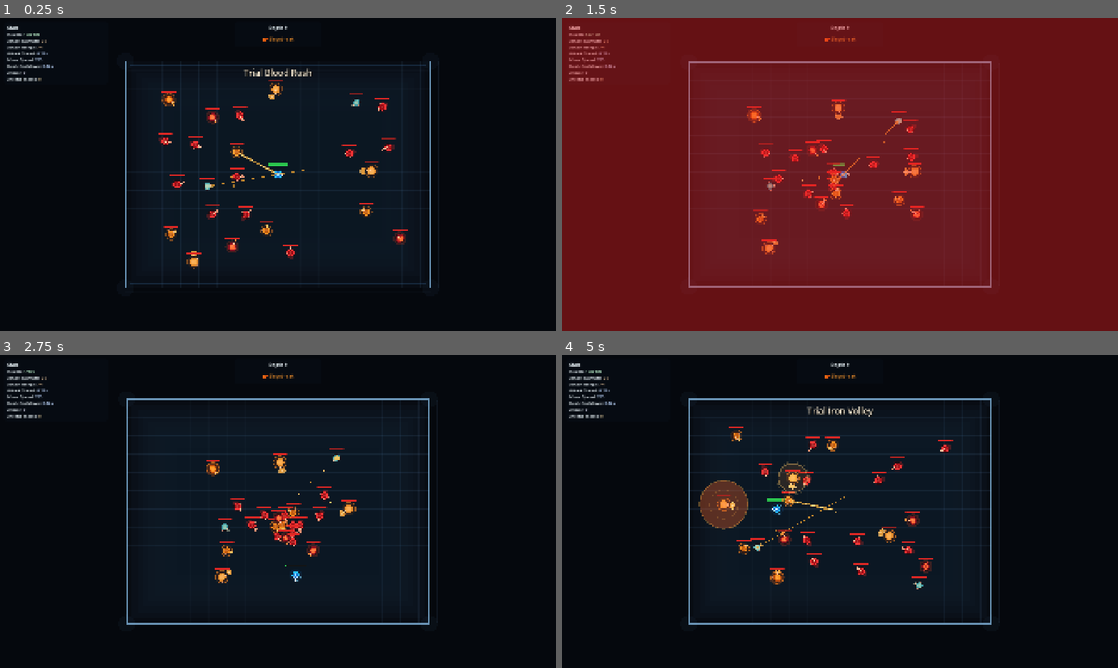
Above: before the commit, frames 1-4 (two rows, left to right).
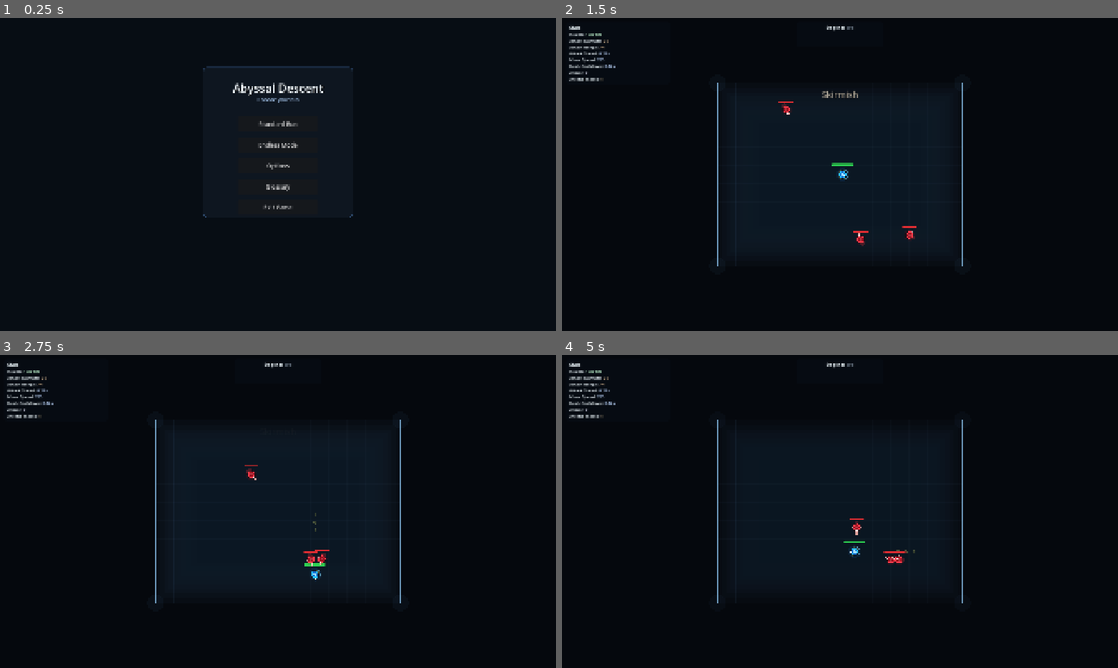
Above: after the commit, the same moments.

Repository: Excellund/AbyssalDescent
Game: Godot game, scene res://scenes/Menu.tscn
The game is run twice, just before and just after one commit, with the same random seed, the same clock (stepped at 60 frames per second) and the same inputs. Sound files missing from this copy of the repository are replaced by a short silence.
Inputs (mouse positions are in pixels of both pictures, inside the frame that each line leads up to):
- Up to frame 1 (0.25 s): no input
- Up to frame 2 (1.5 s): click (840, 146) at 0.5 s, where only the run after the commit has a clickable "Endless Mode"; move the mouse to (962, 158) at 1.27 s; hold D (move_right) from 1.28 s (still down); click (962, 158) at 1.35 s
- Up to frame 3 (2.75 s): move the mouse to (166, 527) at 2.02 s; release D (move_right) at 2.03 s; hold S (move_down) from 2.03 s (still down); tap Space (dash) at 2.1 s
- Up to frame 4 (5 s): move the mouse to (895, 442) at 2.77 s; release S (move_down) at 2.78 s; hold D (move_right) 2.78-3.53 s; tap E (interact) at 2.85 s; move the mouse to (812, 574) at 3.52 s; hold W (move_up) 3.53-4.28 s; click (812, 574) at 3.6 s; move the mouse to (1006, 558) at 4.27 s; hold A (move_left) from 4.28 s (still down); tap Space (dash) at 4.35 s

The runs differ from the first frame. In frame 1, 5.2% of the frame differs, in the area x 1-78%, y 2-87%; in frame 2, 100%, in the area x 0-100%, y 0-100%; in frame 3, 4.1%; in frame 4, 6.0%.

Commit message:
Stop spawning after quota met; tweak start debug flags

Diff:
--- a/scenes/Main.tscn
+++ b/scenes/Main.tscn
@@ -11,8 +11,5 @@
 boss_room_music = ExtResource("3_vcsgt")
 music_volume_db = -50.0
 debug_start_power_ids = PackedStringArray("reaper_step", "phantom_step")
-debug_start_encounter = 5
-debug_start_depth = 9
-debug_mutator_override = 3
 
 [node name="Player" parent="." unique_id=1831438957 instance=ExtResource("1_elqb8")]
--- a/scripts/world_generator.gd
+++ b/scripts/world_generator.gd
@@ -567,6 +567,16 @@
 	if objective_overtime and quota_met:
 		_complete_current_objective("Objective Complete", "Kill quota reached")
 		return
+
+	# Stop spawning enemies once quota is met
+	if quota_met:
+		# Check if all enemies are dead to immediately end the fight
+		if active_room_enemy_count <= 0:
+			_complete_current_objective("Objective Complete", "Kill quota reached")
+			return
+		# Don't spawn more enemies, just wait for the room to clear
+		return
+
 	var pressure_floor := mini(18, 6 + int(floor(float(room_depth) * 0.6)) + objective_spawn_batch)
 	if objective_max_enemies > 0:
 		pressure_floor = mini(pressure_floor, objective_max_enemies)
